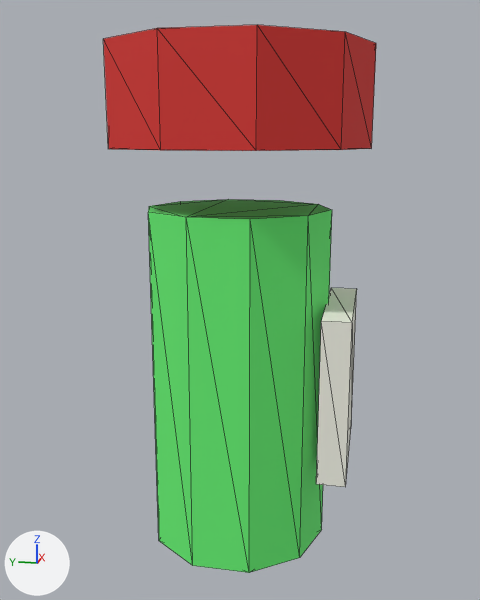
One commit to the glTF model assets/models/shared/prop_dna_vial.glb: the scene before it, then after it.
Rendered twice from a 50 mm lens placed at (-0.281, -0.057, 0.085), pointed at (0.001, -0.001, 0.014). Lighting does not change. The marker at lower left points along +X, +Y and +Z. The older version comes first. Mesh edges are drawn as thin lines. Vertices at exactly the same position are counted once.

Script lines for the objects in view, before the commit:
```python
me_cylinder_009 = bpy.data.meshes.new('Cylinder.009')
me_cylinder_009.from_pydata(...)  # a 10-sided cylinder along z spanning x -0.038..0.038, y -0.04..0.04, z -0.095..0.055; a 10-sided cylinder along z spanning x -0.052..0.052, y -0.055..0.055, z 0.08..0.12; a box spanning x -0.03..0.03, y -0.051..-0.039, z -0.055..0.015
me_cylinder_009.materials.append(mat_palette_zoology)  # picture img_palette_zoology
ob_prop_dna_vial = bpy.data.objects.new('prop_dna_vial', me_cylinder_009)
ob_prop_dna_vial.location = (0.0, 0.0, 0.0)
```
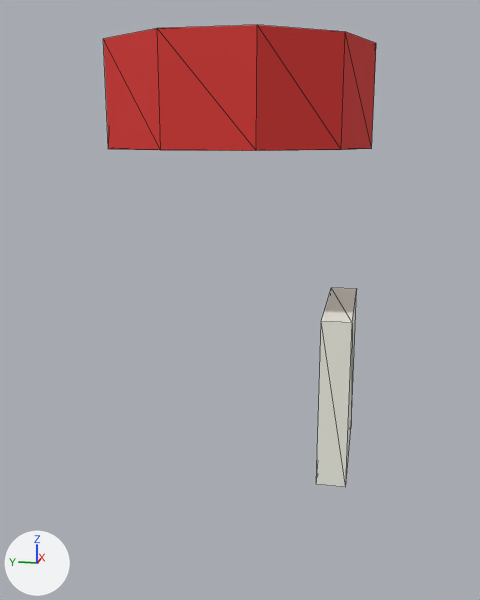
Scene script edits in JSON lines:
```json
{"block": "me_cylinder_009", "where": "# used by ob_prop_dna_vial; location = (0.0, 0.0, 0.0)"}
{"op": "remove", "block": "me_cylinder_009", "code": "me_cylinder_009.from_pydata(...)  # 48 vertices, 84 faces; spans x -0.052..0.052, y -0.055..0.055, z -0.095..0.12"}
{"op": "add", "block": "me_cylinder_009", "code": "me_cylinder_009.from_pydata(...)  # 28 vertices, 48 faces; spans x -0.052..0.052, y -0.055..0.055, z -0.055..0.12"}
{"block": "me_cylinder_009", "change": "me_cylinder_009 part 1: the loose piece of 20 vertices spanning x -0.038..0.038, y -0.04..0.04, z -0.095..0.055 is deleted"}
```

What differs and where, as boxes (x1, y1, x2, y2) in the pictures (480 x 600 px):
```json
{"object": "prop_dna_vial", "change": "reshaped", "before": [103, 25, 376, 573], "after": [103, 25, 376, 487], "on screen": "16% shorter"}
{"part": 1, "of": "me_cylinder_009", "change": "deleted", "before": [148, 199, 332, 573], "on screen": "green"}
```
